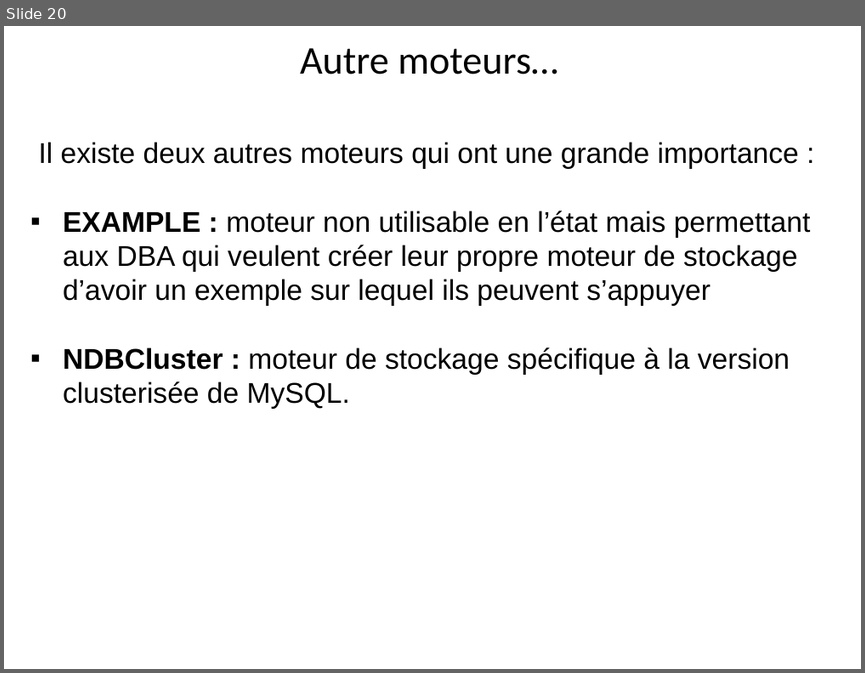
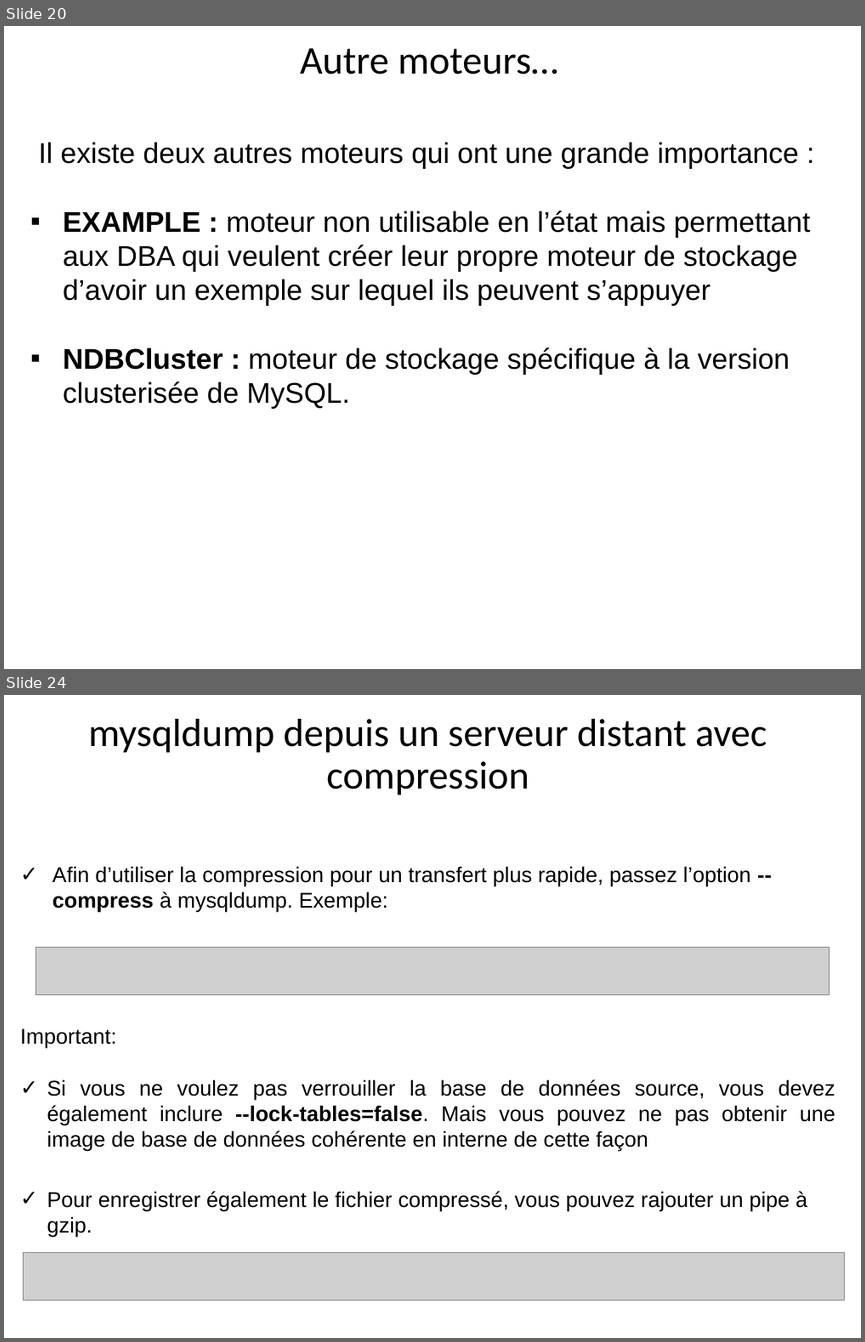
Before and after one commit to hosniah/mysql-labs, a slide deck: Administration MYSQL.pptx. Shown one above the other, each under a label of ours: slide 20 before the commit, slides 20 and 24 after it; the slides between them are not shown. The pictures are 865x673 and 865x1342 pixels, drawn with LibreOffice and Linux fonts; fonts in the diff are those of the drawing; grey boxes stand for pictures. Boxes give left, top, right and bottom in pixels: in the first picture for what was removed or moved away, otherwise in the second. Text is boxed around its words. In the diff, an @@ line names an element or a change of style, - is before the commit and + after.

```diff
--- a/Administration MYSQL.pptx
+++ b/Administration MYSQL.pptx
@@ slide 24 added at bbox=[4, 695, 861, 1338], background #FFFFFF @@
@@ title added at bbox=[88, 719, 766, 795], 33 pt, text #000000 @@
+mysqldump depuis un serveur distant avec compression
@@ text added at bbox=[52, 866, 751, 913], 18 pt, text #000000 @@
+✓ Afin d’utiliser la compression pour un transfert plus rapide, passez l’option --compress à mysqldump. Exemple:
@@ picture added at bbox=[35, 947, 829, 995] @@
@@ text added at bbox=[20, 1028, 835, 1151], 18 pt, text #000000 @@
+Important:
+✓ Si vous ne voulez pas verrouiller la base de données source, vous devez également inclure --lock-tables=false. Mais vous pouvez ne pas obtenir une image de base de données cohérente en interne de cette façon
@@ text added at bbox=[47, 1191, 807, 1237], 18 pt, text #000000 @@
+✓ Pour enregistrer également le fichier compressé, vous pouvez rajouter un pipe à gzip.
@@ picture added at bbox=[23, 1252, 844, 1300] @@
```
Also in this commit, not shown: 2 slides changed, 23 other slides added.
